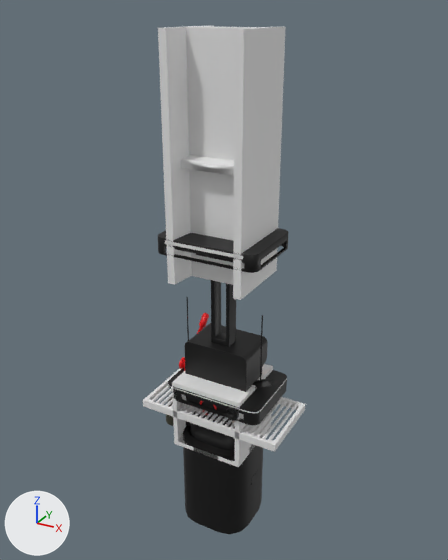
Renders of the FBX model Assets/3DModels/Lift-M00A.fbx from each side of a commit.
Camera for both pictures: a 50 mm camera at (6.9, -12.52, 10.02) aimed at (-0.12, 0.24, 3.64). Arrows for +X, +Y and +Z are at lower left; the lights stay in place. Where no turn or scale is listed for an object, it has been applied to the vertices.

The first picture shows 'Barometer-M00A', 'CeilingLamp-M00C', 'Cube', 'Cube.001', 'ElectricBox-M00A', 'Floor-M00B', 'Lift-M00A', 'Liftbase-M00B', 'Platform-M00A'.
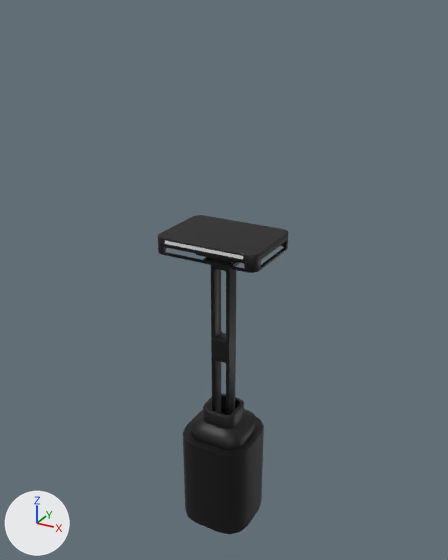
Location of each change, (x1, y1, x2, y2) in pixels of the pictures (448 x 560 px):
'Cube.001', deleted
    before: (158, 26, 286, 300)
'ElectricBox-M00A', deleted (black)
    before: (179, 313, 268, 413)
    faces in mat_metal (black #030303): (185, 323, 268, 413)
    faces in mat_valve (red #e70008): (179, 313, 209, 371)
'Floor-M00B', deleted
    before: (143, 368, 305, 452)
'Cube', deleted
    before: (172, 364, 273, 467)
'Platform-M00A', deleted (black)
    before: (168, 368, 287, 485)
    faces in mat_metal (black #030303): (168, 368, 287, 485)
    faces in mat_light (white #e7e7e7): (168, 379, 287, 413)
'CeilingLamp-M00C', deleted
    before: (186, 297, 275, 388)
    faces in mat_metal (black #030303): (186, 297, 275, 388)
'Barometer-M00A', deleted
    before: (166, 397, 235, 429)

What the commit changed:
Object 'CeilingLamp-M00C' (ob_ceilinglamp_m00c) is deleted.
Object 'Platform-M00A' (ob_platform_m00a) is deleted.
Object 'Cube' (ob_cube) is deleted.
Object 'Floor-M00B' (ob_floor_m00b) is deleted.
Object 'Cube.001' (ob_cube_001) is deleted.
Object 'ElectricBox-M00A' (ob_electricbox_m00a) is deleted.
Object 'Barometer-M00A' (ob_barometer_m00a) is deleted.
